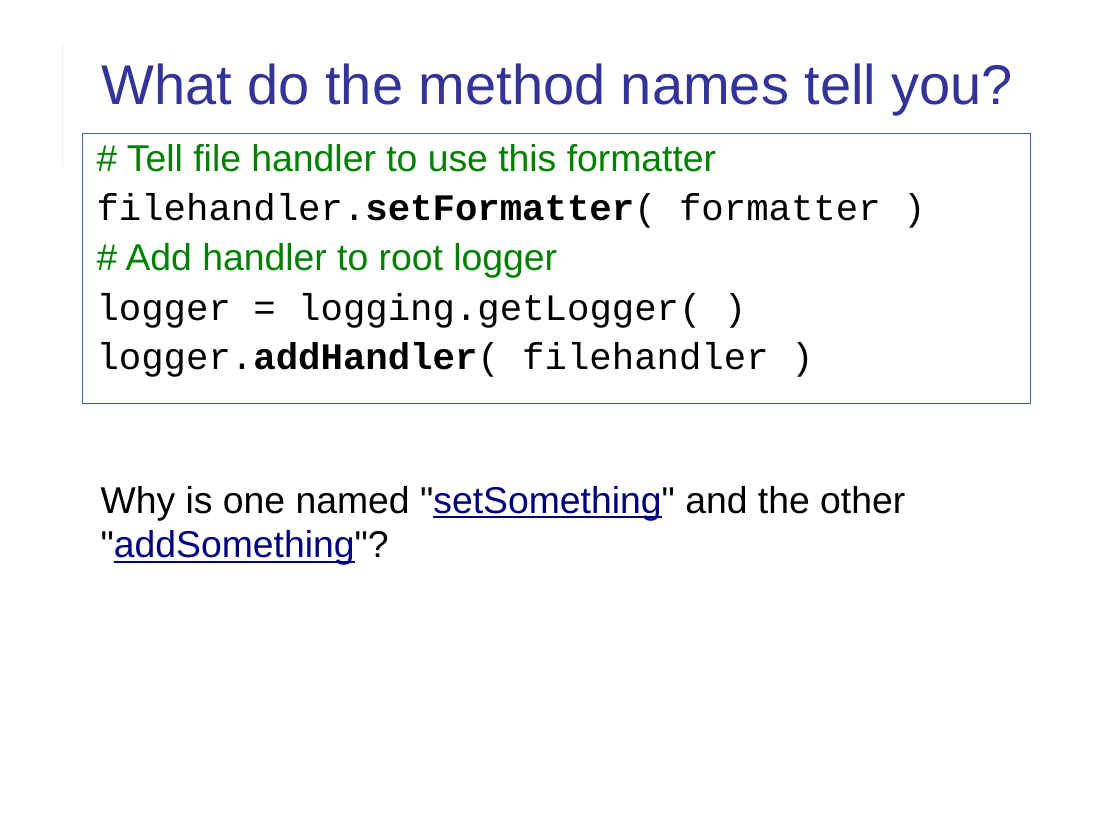
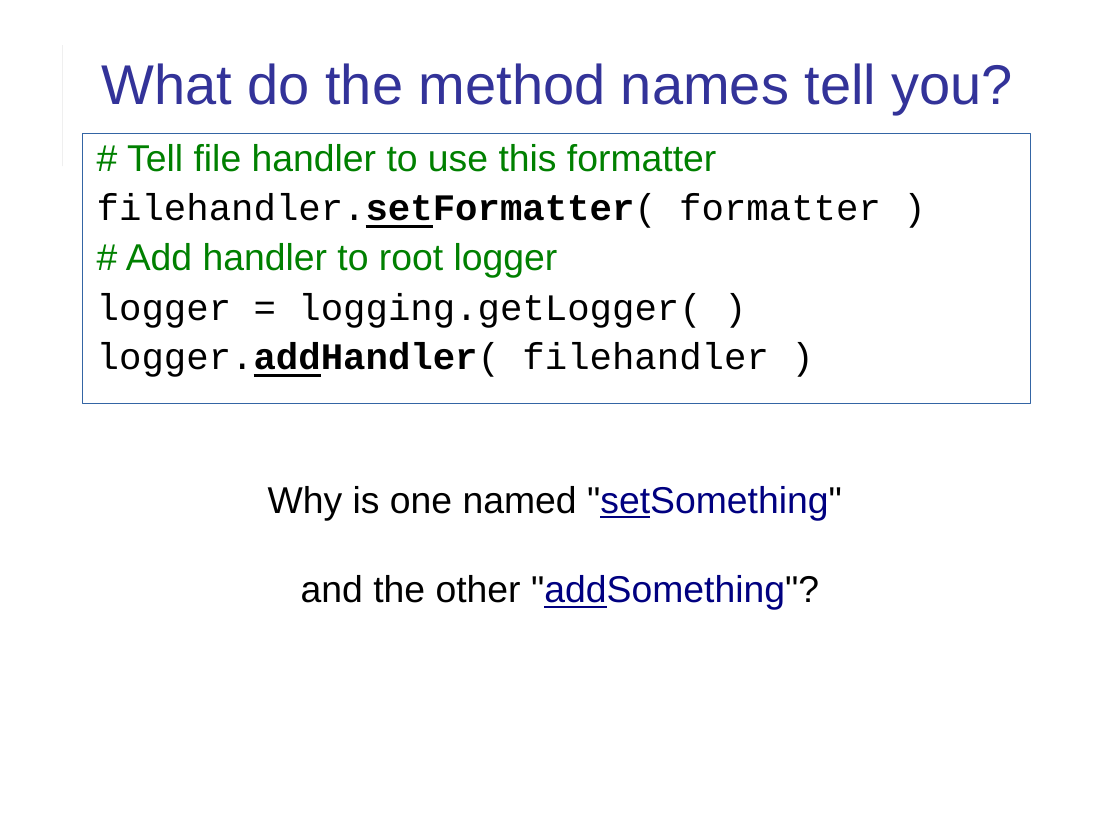
Before and after one commit to cpske/ISP, a slide deck: slide 29 of logging/Logging.ppt (slide 30 before the commit). Drawn at 1120x840 pixels with LibreOffice and Linux fonts; fonts in the diff are those of the drawing. Boxes give left, top, right and bottom in pixels: in the first picture for what was removed or moved away, otherwise in the second. Text is boxed around its words. In the diff, an @@ line names an element or a change of style, - is before the commit and + after.

Commit message:
update instructions for logging practice. Include factor.py

```diff
--- a/logging/Logging.ppt
+++ b/logging/Logging.ppt
@@ text "# Tell file handler to ..." at [83, 133, 1030, 403]: underline on in "filehandler.setFormatter(", "logger.addHandler(" @@
@@ text "Why is one named "setSomething" ..." at [268, 486, 842, 610]: underline off in ""setSomething" "addSomething"?"; alignment left to centre @@
```
Also in this commit, not shown: 7 other slides changed, 1 slide removed, 3 other files.
